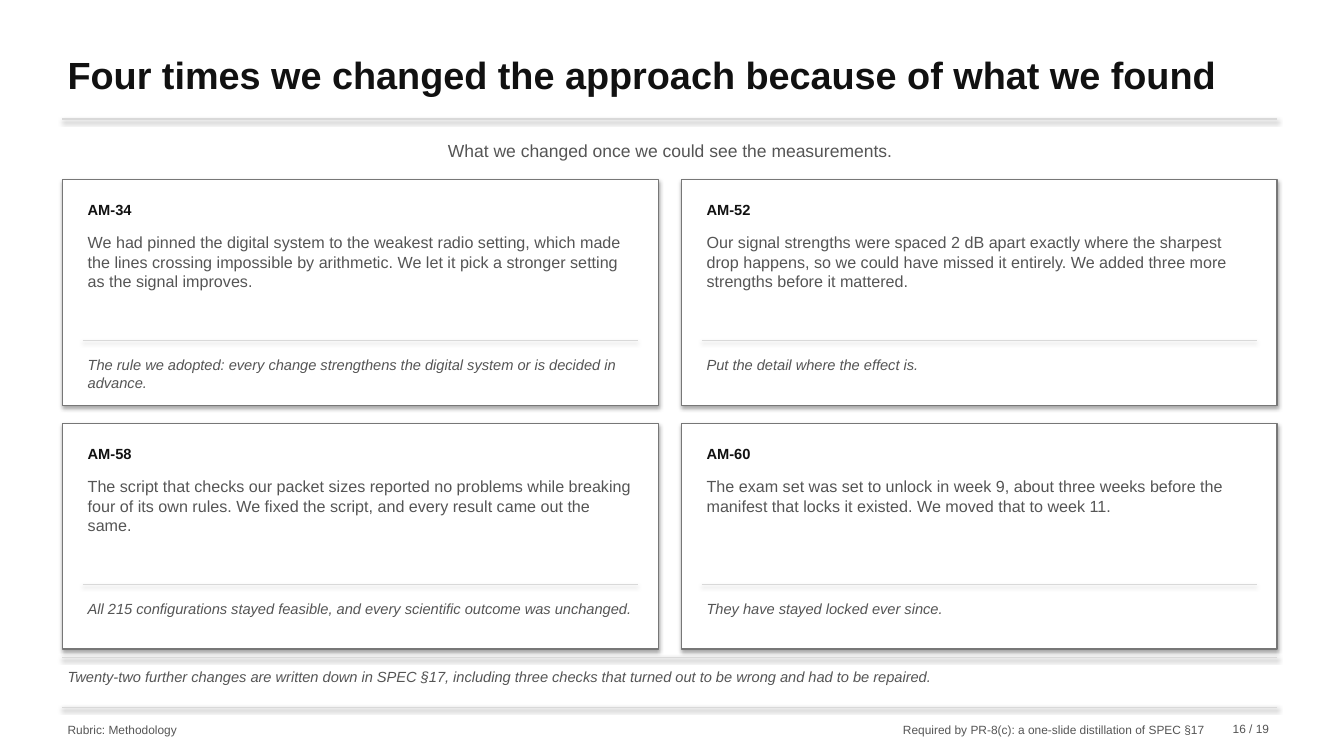
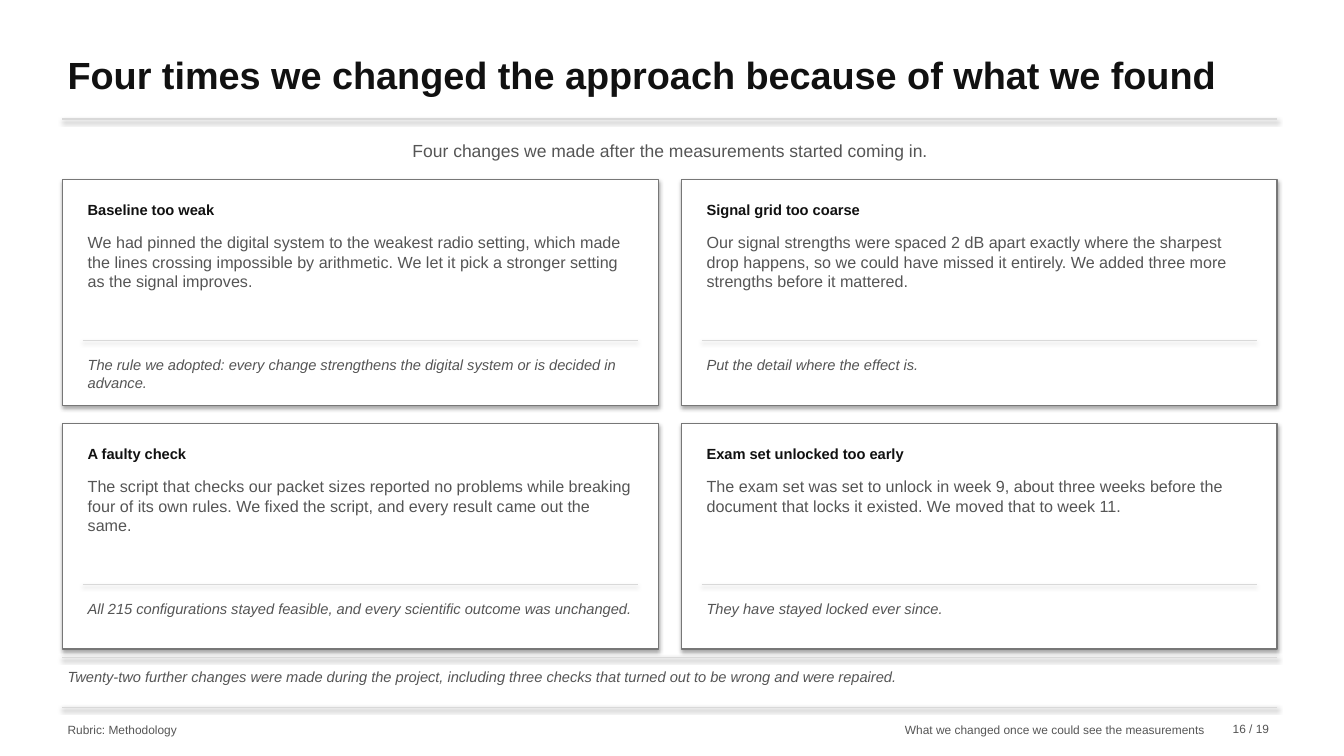
Before and after one commit to nxck2005/capstone, a slide deck: slide 16 of deliverables/review-2/semantic-communication-second-review.pptx. Drawn at 1344x756 pixels with LibreOffice and Linux fonts; fonts in the diff are those of the drawing. Boxes give left, top, right and bottom in pixels: in the first picture for what was removed or moved away, otherwise in the second. Text is boxed around its words. In the diff, an @@ line names an element or a change of style, - is before the commit and + after.

```diff
--- a/deliverables/review-2/semantic-communication-second-review.pptx
+++ b/deliverables/review-2/semantic-communication-second-review.pptx
@@ text at (412,144,927,161): text changed @@
-What we changed once we could see the measurements.
+Four changes we made after the measurements started coming in.
@@ text at (88,204,214,215): text changed @@
-AM-34
+Baseline too weak
@@ text at (707,204,860,218): text changed @@
-AM-52
+Signal grid too coarse
@@ text at (88,448,186,462): text changed @@
-AM-58
+A faulty check
@@ text at (707,448,904,462): text changed @@
-AM-60
+Exam set unlocked too early
@@ text at (707,480,1222,512): text changed @@
-The exam set was set to unlock in week 9, about three weeks before the manifest that locks it existed. We moved that to week 11.
+The exam set was set to unlock in week 9, about three weeks before the document that locks it existed. We moved that to week 11.
@@ text at (68,671,896,685): text changed @@
-Twenty-two further changes are written down in SPEC §17, including three checks that turned out to be wrong and had to be repaired.
+Twenty-two further changes were made during the project, including three checks that turned out to be wrong and were repaired.
@@ text at (905,725,1205,737): text changed @@
-Required by PR-8(c): a one-slide distillation of SPEC §17
+What we changed once we could see the measurements
```
Also in this commit, not shown: 5 other slides changed, 12 other files.
